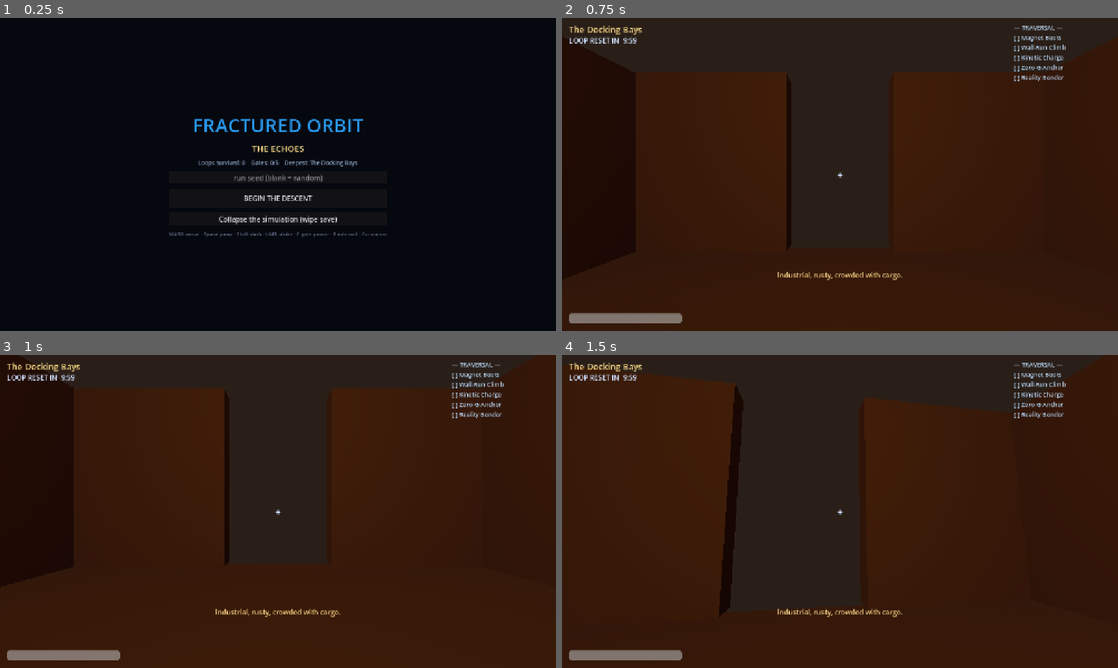
Above: before the commit, frames 1-4 (two rows, left to right).
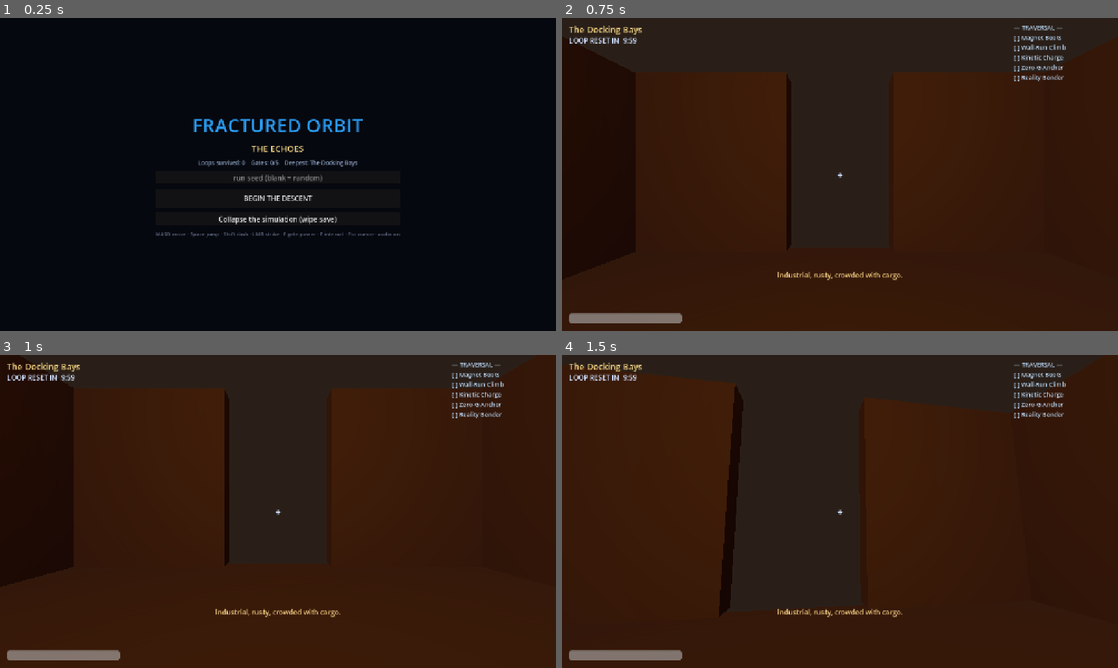
Above: after the commit, the same moments.

Repository: tisSoFluffy/barony
Game: Godot game, scene res://scenes/Main.tscn
Two runs of this game, one before a commit and one after it. Both use one fixed random seed, a clock stepped at 60 frames per second and the inputs below.
Inputs (mouse positions are in pixels of both pictures, inside the frame that each line leads up to):
- Up to frame 1 (0.25 s): no input
- Up to frame 2 (0.75 s): click "BEGIN THE DESCENT" at 0.5 s
- Up to frame 3 (1 s): no input
- Up to frame 4 (1.5 s): tap Enter at 1.25 s; move the mouse to (867, 511) at 1.27 s; hold W (move_forward) from 1.28 s (still down); click (867, 511) at 1.35 s

The runs differ from the first frame. In frame 1, 1.0% of the frame differs, in the area x 28-72%, y 32-71%; in frame 2, nothing differs; in frame 3, nothing differs; in frame 4, nothing differs.

Commit message:
Fractured Orbit: Core Guardian, boss health bar, procedural audio
Core Guardian (Engineering mini-boss):
- Guardian.gd: a cube that splits into two smaller, faster cubes on each
  destruction down to the smallest tier; all fragments join the "boss" group
- Sector spawns Guardian for core_guardian; Game now seals the arena on the
  presence of ANY "boss"-group node (so splitting fragments keep it sealed)

Boss health bar:
- HUD.set_boss_bar / hide_boss_bar (top-center); Game._update_boss_bar drives it
  from the aggregate HP of the boss group, captured at build time — works for
  NEXUS and for the Guardian's fragments

Procedural audio (no audio files shipped):
- SynthAudio.gd (autoload Audio): synthesizes SFX (jump, dash, strike, hit,
  pickup, unlock, explosion, strip, death) and five looping per-sector ambient
  drones to 16-bit PCM at boot; round-robin AudioStreamPlayer pool
- Wired call sites across Player, Enemy, Boss, Guardian, and Game (ambient per
  sector)

Validated headless on Godot 4.3: all self-tests pass; sectors build and step
physics with audio active and the Guardian arena, no script or shader errors.

Co-Authored-By: Claude Opus 4.8 <noreply@anthropic.com>
Claude-Session: https://claude.ai/code/session_01C89DNrWe8kVE17Db4x7oVf

Diff:
--- a/fractured-orbit/project.godot
+++ b/fractured-orbit/project.godot
@@ -18,6 +18,7 @@
 Abilities="*res://scripts/data/AbilityDB.gd"
 Meta="*res://scripts/MetaSave.gd"
 Forge="*res://scripts/MeshFactory.gd"
+Audio="*res://scripts/SynthAudio.gd"
 
 [display]
 
--- a/fractured-orbit/scripts/Boot.gd
+++ b/fractured-orbit/scripts/Boot.gd
@@ -94,7 +94,7 @@
 	box.add_child(wipe)
 
 	var hint := Label.new()
-	hint.text = "WASD move · Space jump · Shift dash · LMB strike · F gate power · E interact · Esc cursor"
+	hint.text = "WASD move · Space jump · Shift dash · LMB strike · F gate power · E interact · Esc cursor · audio on"
 	hint.horizontal_alignment = HORIZONTAL_ALIGNMENT_CENTER
 	hint.add_theme_color_override("font_color", Color("5f6b82"))
 	hint.add_theme_font_size_override("font_size", 12)
--- a/fractured-orbit/scripts/Boss.gd
+++ b/fractured-orbit/scripts/Boss.gd
@@ -93,6 +93,7 @@
 	_shielded = false
 	_vuln_t = 4.0
 	_stripped += 1
+	Audio.play("strip", 1.0, -3.0)
 	emit_signal("boss_notice", "Pattern %d deleted. The core is exposed — STRIKE." % _stripped)
 	return true
 
@@ -112,6 +113,7 @@
 
 func _die() -> void:
 	_dead = true
+	Audio.play("explosion", 0.7, -2.0)
 	emit_signal("boss_notice", "NEXUS dissolves into data.")
 	emit_signal("defeated")
 	queue_free()
--- a/fractured-orbit/scripts/Enemy.gd
+++ b/fractured-orbit/scripts/Enemy.gd
@@ -104,6 +104,7 @@
 		die()
 
 func die() -> void:
+	Audio.play("explosion", Util.lf(0.9, 1.2), -10.0)
 	# small chance to drop a health cell
 	if Util.chance(0.35):
 		var cell := Forge.model("health_cell")
--- a/fractured-orbit/scripts/Game.gd
+++ b/fractured-orbit/scripts/Game.gd
@@ -20,6 +20,7 @@
 var _loop_left := LOOP_SECONDS
 var _ended := false
 var _headless := false
+var _boss_hp_total := 0.0
 
 func start(seed: String, start_sector: int = 0) -> void:
 	run_seed = seed
@@ -78,12 +79,16 @@
 	player.health_changed.connect(func(hp, mx): hud.set_health(hp, mx))
 	player.notice.connect(func(t): hud.show_notice(t))
 
+	_boss_hp_total = 0.0
+	for b in get_tree().get_nodes_in_group("boss"):
+		_boss_hp_total += float(b.max_hp)
 	if sector.boss != null and is_instance_valid(sector.boss):
 		if sector.boss.has_signal("boss_notice"):
 			sector.boss.boss_notice.connect(func(t): hud.show_notice(t))
 		if sector.boss.has_signal("defeated"):
 			sector.boss.defeated.connect(_on_nexus_defeated)
 
+	Audio.ambient(current_sector)
 	Meta.mark_reached(current_sector)
 	hud.set_sector(Sectors.name_of(current_sector), Meta.runs)
 	hud.set_health(player.hp, player.max_hp)
@@ -100,12 +105,25 @@
 	if _loop_left <= 0.0:
 		_reset_run("NEXUS purged the run. Reset.")
 		return
-	# a live boss seals the sector — clear the arena before you can leave
-	if sector and sector.boss != null and is_instance_valid(sector.boss):
+	_update_boss_bar()
+	# a live boss (or any of its fragments) seals the sector — clear the arena first
+	if get_tree().get_nodes_in_group("boss").size() > 0:
 		return
 	# reached the lifted exit → advance a sector
 	if sector and player.global_position.distance_to(sector.gen.exit_pos) < 2.5:
 		_advance()
+
+func _update_boss_bar() -> void:
+	var group := get_tree().get_nodes_in_group("boss")
+	if group.is_empty() or _boss_hp_total <= 0.0:
+		hud.hide_boss_bar()
+		return
+	var cur := 0.0
+	for b in group:
+		if is_instance_valid(b):
+			cur += maxf(0.0, float(b.hp))
+	var label := "CORE GUARDIAN" if sector.gen.boss_type == "core_guardian" else "THE ORIGINAL NEXUS"
+	hud.set_boss_bar(clampf(cur / _boss_hp_total, 0.0, 1.0), label)
 
 func _on_player_died(pos: Vector3, note: String) -> void:
 	_ended = true
--- /dev/null
+++ b/fractured-orbit/scripts/Guardian.gd
@@ -0,0 +1,90 @@
+class_name Guardian
+extends CharacterBody3D
+## The Core Guardian (Engineering mini-boss): a giant slow cube that SPLITS into
+## two smaller, faster cubes each time one is destroyed, down to the smallest
+## tier. The arena stays sealed until every fragment is gone (Game checks the
+## "boss" group). Low-poly by nature — it literally is a cube.
+
+const GRAVITY := 24.0
+const TIERS := 2                 # 2 = big -> 1 -> 0 = smallest
+
+var pal := {}
+var tier := TIERS
+var hp := 90.0
+var max_hp := 90.0
+var speed := 1.8
+var touch_dmg := 20.0
+var _player
+var _atk_cd := 0.0
+var _mesh: MeshInstance3D
+
+func setup(p: Dictionary, p_tier: int = TIERS) -> void:
+	pal = p
+	tier = p_tier
+	# smaller fragments: less hp, faster, lighter hits
+	hp = 90.0 * pow(0.55, float(TIERS - tier))
+	max_hp = hp
+	speed = 1.8 + float(TIERS - tier) * 1.6
+	touch_dmg = 20.0 - float(TIERS - tier) * 5.0
+
+func _ready() -> void:
+	add_to_group("enemies")
+	add_to_group("boss")
+	var size := _size()
+	_mesh = Forge.slab(Vector3(size, size, size), pal.get("trim", Color("5a5560")), 0.2)
+	_mesh.position = Vector3(0, size * 0.5, 0)
+	add_child(_mesh)
+	var col := CollisionShape3D.new()
+	var box := BoxShape3D.new()
+	box.size = Vector3(size, size, size)
+	col.shape = box
+	col.position = Vector3(0, size * 0.5, 0)
+	add_child(col)
+
+func _size() -> float:
+	return 2.6 * pow(0.62, float(TIERS - tier))
+
+func _physics_process(delta: float) -> void:
+	if not is_on_floor():
+		velocity.y -= GRAVITY * delta
+	else:
+		velocity.y = 0.0
+	_player = get_tree().get_first_node_in_group("player")
+	if _player and is_instance_valid(_player):
+		var to: Vector3 = _player.global_position - global_position
+		to.y = 0.0
+		var dist := to.length()
+		if dist > 0.05:
+			var dir := to / dist
+			velocity.x = dir.x * speed
+			velocity.z = dir.z * speed
+			if dist < _size() * 0.8 + 1.0:
+				_atk_cd -= delta
+				if _atk_cd <= 0.0:
+					_atk_cd = 1.0
+					if _player.has_method("take_damage"):
+						_player.take_damage(touch_dmg, "core_guardian")
+	move_and_slide()
+
+func take_damage(amount: float, _source: String = "") -> void:
+	hp -= amount
+	if _mesh and _mesh.material_override is StandardMaterial3D:
+		(_mesh.material_override as StandardMaterial3D).emission_energy_multiplier = 1.2
+	if hp <= 0.0:
+		_split_and_die()
+
+func _split_and_die() -> void:
+	Audio.play("explosion", 1.0 + float(TIERS - tier) * 0.2, -6.0)
+	if tier > 0:
+		for s in [-1.0, 1.0]:
+			var frag := Guardian.new()
+			frag.setup(pal, tier - 1)
+			get_parent().add_child(frag)
+			frag.global_position = global_position + Vector3(s * 1.2, 0.2, 0.0)
+	else:
+		if Util.chance(0.5):
+			var cell := Forge.model("health_cell")
+			cell.position = global_position + Vector3(0, 0.5, 0)
+			cell.add_to_group("pickups")
+			get_parent().add_child(cell)
+	queue_free()
--- a/fractured-orbit/scripts/Player.gd
+++ b/fractured-orbit/scripts/Player.gd
@@ -92,6 +92,7 @@
 		velocity.y = 0.0
 		if Input.is_action_just_pressed("jump"):
 			velocity.y = JUMP
+			Audio.play("jump", Util.lf(0.95, 1.08))
 	else:
 		velocity.y -= GRAVITY * delta
 
@@ -104,6 +105,7 @@
 		d = d.normalized()
 		velocity.x += d.x * DASH
 		velocity.z += d.z * DASH
+		Audio.play("dash")
 
 	if Input.is_action_just_pressed("gate_ability"):
 		_try_gate()
@@ -178,6 +180,7 @@
 		var c = hit["collider"]
 		if c.has_method("take_damage"):
 			c.take_damage(24.0)
+			Audio.play("strike", Util.lf(0.95, 1.1))
 			emit_signal("notice", "Hit")
 			return
 	# grounded kinetic charge shatters laser barricades in range
@@ -214,6 +217,7 @@
 			var gate := String(PROP_TO_GATE.get(best["name"], ""))
 			if gate != "" and Meta.unlock_gate(gate):
 				var g := Abilities.get_gate(gate)
+				Audio.play("unlock", 1.0, -3.0)
 				emit_signal("notice", "UNLOCKED: %s — %s" % [g["name"], g["desc"]])
 			else:
 				emit_signal("notice", "Already attuned")
@@ -247,6 +251,7 @@
 			hp = minf(max_hp, hp + 20.0)
 			emit_signal("health_changed", hp, max_hp)
 			emit_signal("notice", "+20 integrity")
+			Audio.play("pickup")
 			p.queue_free()
 
 ## ---- Damage / death -------------------------------------------------------
@@ -258,6 +263,7 @@
 	if source != "":
 		_last_hurt_by = source
 	_invuln = 0.25
+	Audio.play("hit")
 	emit_signal("health_changed", hp, max_hp)
 	_check_death()
 
@@ -267,6 +273,7 @@
 func _check_death() -> void:
 	if hp <= 0.0:
 		hp = 0.0
+		Audio.play("death", 1.0, -3.0)
 		var note := _death_note()
 		emit_signal("died", global_position, note)
 		set_physics_process(false)
--- a/fractured-orbit/scripts/Sector.gd
+++ b/fractured-orbit/scripts/Sector.gd
@@ -134,8 +134,13 @@
 		b.position = gen.boss_pos
 		add_child(b)
 		boss = b
+	elif gen.boss_type == "core_guardian":
+		var g := Guardian.new()
+		g.setup(pal)
+		g.position = gen.boss_pos
+		add_child(g)
+		boss = g
 	else:
-		# Core Guardian and any other bosses use the standard enemy loop.
 		var e := Enemy.new()
 		e.setup(gen.boss_type, pal)
 		e.position = gen.boss_pos
--- /dev/null
+++ b/fractured-orbit/scripts/SynthAudio.gd
@@ -0,0 +1,158 @@
+extends Node
+## Procedural audio — every sound is synthesized to a PCM buffer at boot, so the
+## game ships with zero audio files (matching the all-procedural ethos). SFX play
+## through a small round-robin pool; a per-sector ambient drone loops underneath.
+##
+## Call from anywhere: `Audio.play("jump")`, `Audio.ambient(sector_id)`.
+
+const RATE := 22050
+const POOL := 8
+
+var _sfx := {}                    # name -> AudioStreamWAV
+var _pool: Array[AudioStreamPlayer] = []
+var _next := 0
+var _amb: AudioStreamPlayer
+var _amb_sector := -1
+
+func _ready() -> void:
+	_build_sfx()
+	for i in POOL:
+		var p := AudioStreamPlayer.new()
+		p.bus = "Master"
+		add_child(p)
+		_pool.append(p)
+	_amb = AudioStreamPlayer.new()
+	_amb.bus = "Master"
+	_amb.volume_db = -14.0
+	add_child(_amb)
+
+## ---- Playback -------------------------------------------------------------
+
+func play(name: String, pitch: float = 1.0, volume_db: float = -6.0) -> void:
+	var s = _sfx.get(name, null)
+	if s == null:
+		return
+	var p := _pool[_next]
+	_next = (_next + 1) % POOL
+	p.stream = s
+	p.pitch_scale = clampf(pitch, 0.25, 4.0)
+	p.volume_db = volume_db
+	p.play()
+
+func ambient(sector: int) -> void:
+	if sector == _amb_sector:
+		return
+	_amb_sector = sector
+	var key := "amb_%d" % sector
+	var s = _sfx.get(key, null)
+	if s == null:
+		return
+	_amb.stream = s
+	_amb.play()
+
+## ---- Synthesis ------------------------------------------------------------
+
+func _build_sfx() -> void:
+	# short one-shots
+	_sfx["jump"] = _tone(0.12, func(t): return _blip(t, 320.0, 520.0))
+	_sfx["dash"] = _tone(0.18, func(t): return _noise_swoosh(t))
+	_sfx["strike"] = _tone(0.09, func(t): return _thud(t, 140.0))
+	_sfx["hit"] = _tone(0.12, func(t): return _noise_env(t, 6.0))
+	_sfx["pickup"] = _tone(0.16, func(t): return _blip(t, 660.0, 990.0))
+	_sfx["unlock"] = _tone(0.42, func(t): return _chime(t))
+	_sfx["explosion"] = _tone(0.36, func(t): return _boom(t))
+	_sfx["strip"] = _tone(0.30, func(t): return _glitch_down(t))
+	_sfx["death"] = _tone(0.60, func(t): return _down(t, 220.0, 60.0))
+	# looping ambient drones, one per sector (pitched roots)
+	var roots := [55.0, 62.0, 49.0, 41.0, 58.0]
+	for i in roots.size():
+		_sfx["amb_%d" % i] = _drone(1.6, roots[i])
+
+## Build a 16-bit mono AudioStreamWAV from a per-sample function fn(t)->[-1,1].
+func _tone(dur: float, fn: Callable) -> AudioStreamWAV:
+	var n := int(dur * RATE)
+	var bytes := PackedByteArray()
+	bytes.resize(n * 2)
+	for i in n:
+		var t := float(i) / RATE
+		var v: float = clampf(fn.call(t), -1.0, 1.0)
+		_put_sample(bytes, i, v)
+	return _wav(bytes, false, 0, 0)
+
+## Looping drone with a smooth wrap so no click at the loop point.
+func _drone(dur: float, root: float) -> AudioStreamWAV:
+	var n := int(dur * RATE)
+	var bytes := PackedByteArray()
+	bytes.resize(n * 2)
+	for i in n:
+		var t := float(i) / RATE
+		# loopable: use integer harmonic cycles across the buffer
+		var ph := TAU * t
+		var v := 0.5 * sin(ph * root) + 0.3 * sin(ph * root * 2.0) + 0.14 * sin(ph * root * 0.5)
+		v *= 0.5
+		_put_sample(bytes, i, v)
+	return _wav(bytes, true, 0, n - 1)
+
+func _wav(bytes: PackedByteArray, loop: bool, loop_begin: int, loop_end: int) -> AudioStreamWAV:
+	var w := AudioStreamWAV.new()
+	w.format = AudioStreamWAV.FORMAT_16_BITS
+	w.mix_rate = RATE
+	w.stereo = false
+	w.data = bytes
+	if loop:
+		w.loop_mode = AudioStreamWAV.LOOP_FORWARD
+		w.loop_begin = loop_begin
+		w.loop_end = loop_end
+	return w
+
+func _put_sample(bytes: PackedByteArray, i: int, v: float) -> void:
+	var s := int(clampf(v, -1.0, 1.0) * 32767.0)
+	bytes[i * 2] = s & 0xff
+	bytes[i * 2 + 1] = (s >> 8) & 0xff
+
+## ---- Waveform recipes -----------------------------------------------------
+
+func _env(t: float, dur: float) -> float:
+	# quick attack, exponential-ish decay
+	var a := clampf(t / 0.008, 0.0, 1.0)
+	var d := clampf(1.0 - (t / dur), 0.0, 1.0)
+	return a * d
+
+func _blip(t: float, f0: float, f1: float) -> float:
+	var f := lerpf(f0, f1, clampf(t / 0.12, 0.0, 1.0))
+	return sin(TAU * f * t) * _env(t, 0.12)
+
+func _thud(t: float, f: float) -> float:
+	var sq := 1.0 if sin(TAU * f * t) >= 0.0 else -1.0
+	return sq * _env(t, 0.09) * 0.9
+
+func _noise_env(t: float, k: float) -> float:
+	return (randf() * 2.0 - 1.0) * exp(-t * k)
+
+func _noise_swoosh(t: float) -> float:
+	var n := randf() * 2.0 - 1.0
+	var band := sin(TAU * lerpf(180.0, 900.0, t / 0.18) * t)
+	return (n * 0.6 + band * 0.4) * _env(t, 0.18)
+
+func _chime(t: float) -> float:
+	# two-note rising confirm
+	var a := sin(TAU * 523.0 * t) * clampf(1.0 - t / 0.22, 0.0, 1.0)
+	var b := 0.0
+	if t > 0.16:
+		b = sin(TAU * 784.0 * (t - 0.16)) * clampf(1.0 - (t - 0.16) / 0.26, 0.0, 1.0)
+	return (a + b) * 0.6
+
+func _boom(t: float) -> float:
+	var low := sin(TAU * lerpf(120.0, 40.0, t / 0.36) * t)
+	var n := (randf() * 2.0 - 1.0)
+	return (low * 0.6 + n * 0.5) * exp(-t * 7.0)
+
+func _glitch_down(t: float) -> float:
+	var f := lerpf(700.0, 90.0, t / 0.30)
+	var sq := 1.0 if sin(TAU * f * t) >= 0.0 else -1.0
+	var bit := 1.0 if fmod(t * 60.0, 1.0) < 0.5 else 0.3
+	return sq * bit * _env(t, 0.30)
+
+func _down(t: float, f0: float, f1: float) -> float:
+	var f := lerpf(f0, f1, clampf(t / 0.60, 0.0, 1.0))
+	return sin(TAU * f * t) * clampf(1.0 - t / 0.60, 0.0, 1.0)
--- a/fractured-orbit/scripts/ui/HUD.gd
+++ b/fractured-orbit/scripts/ui/HUD.gd
@@ -12,6 +12,8 @@
 var _notice: Label
 var _crosshair: Label
 var _overlay: Control
+var _boss_bar: ProgressBar
+var _boss_label: Label
 var _notices: Array = []
 
 func _ready() -> void:
@@ -66,7 +68,40 @@
 	_notice.custom_minimum_size = Vector2(600, 0)
 	add_child(_notice)
 
+	# top-center: boss bar (hidden until a boss is present)
+	_boss_label = Label.new()
+	_boss_label.add_theme_font_size_override("font_size", 15)
+	_boss_label.add_theme_color_override("font_color", Color("ff8a9a"))
+	_boss_label.horizontal_alignment = HORIZONTAL_ALIGNMENT_CENTER
+	_boss_label.set_anchors_preset(Control.PRESET_CENTER_TOP)
+	_boss_label.position = Vector2(-220, 16)
+	_boss_label.custom_minimum_size = Vector2(440, 0)
+	_boss_label.visible = false
+	add_child(_boss_label)
+	_boss_bar = ProgressBar.new()
+	_boss_bar.min_value = 0.0
+	_boss_bar.max_value = 1.0
+	_boss_bar.value = 1.0
+	_boss_bar.show_percentage = false
+	_boss_bar.set_anchors_preset(Control.PRESET_CENTER_TOP)
+	_boss_bar.position = Vector2(-220, 38)
+	_boss_bar.custom_minimum_size = Vector2(440, 16)
+	_boss_bar.visible = false
+	add_child(_boss_bar)
+
 	refresh_gates()
+
+func set_boss_bar(frac: float, label: String) -> void:
+	_boss_label.text = label
+	_boss_label.visible = true
+	_boss_bar.value = frac
+	_boss_bar.visible = true
+
+func hide_boss_bar() -> void:
+	if _boss_bar:
+		_boss_bar.visible = false
+	if _boss_label:
+		_boss_label.visible = false
 
 func _mk_label(pos: Vector2, size: int, color: Color) -> Label:
 	var l := Label.new()
Not shown, changed: fractured-orbit/README.md
Not shown, changed: fractured-orbit/docs/DESIGN.md
